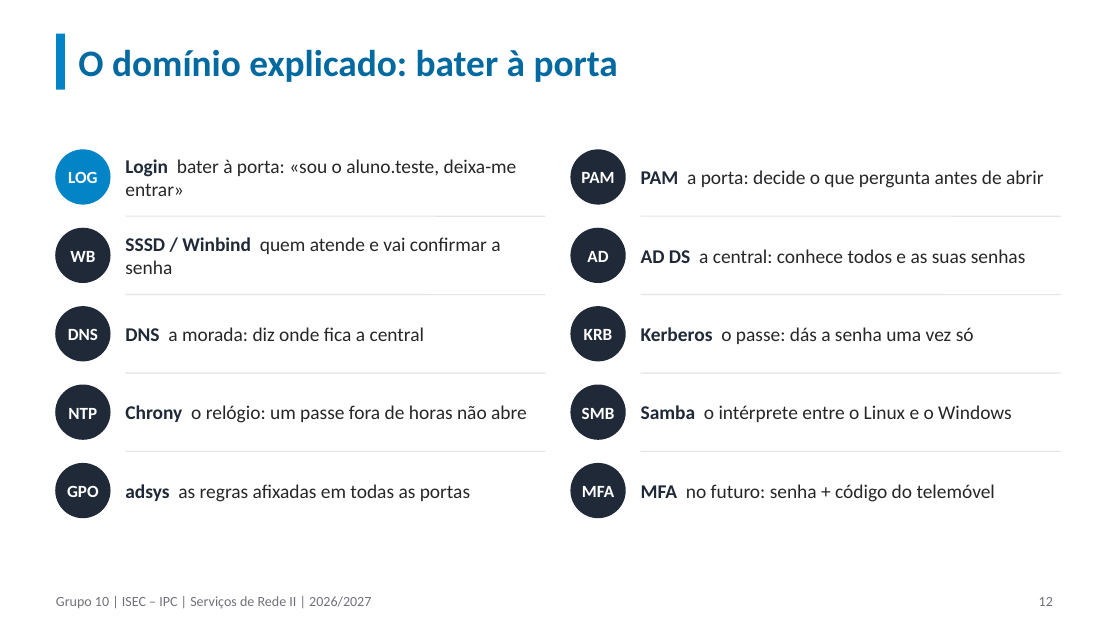
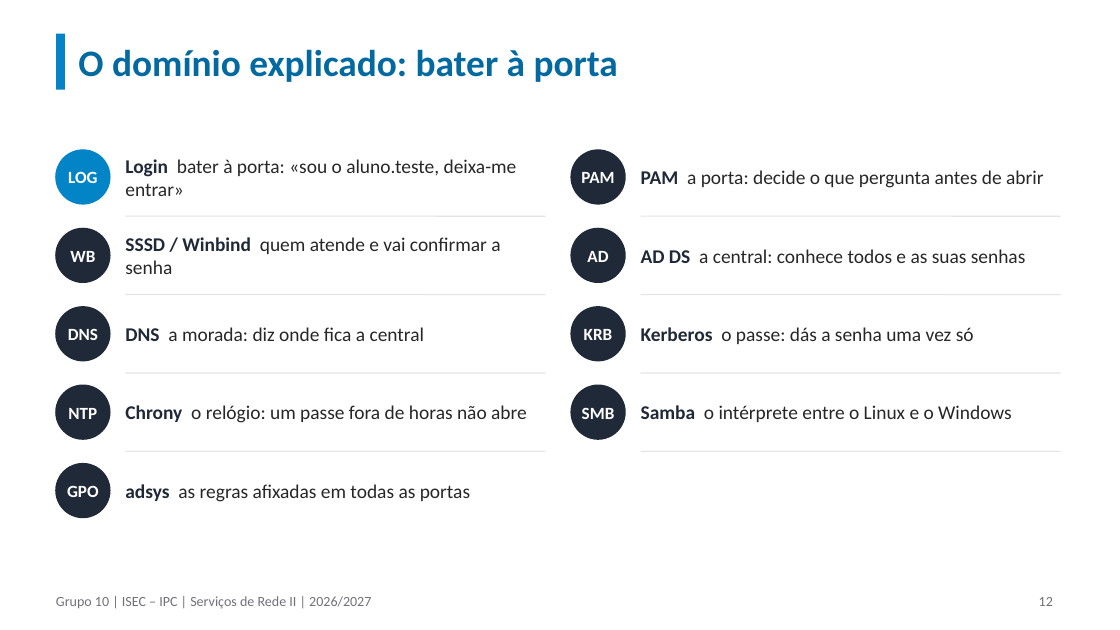
Before and after one commit to orlandonss/TrabalhoSR2, a slide deck: slide 12 of Apresentacoes_Workshop/SR2-2627-Workshop-Grp10-Apresentacao-Final-v4.pptx. Drawn at 1120x630 pixels with LibreOffice and Linux fonts; fonts in the diff are those of the drawing. Boxes give left, top, right and bottom in pixels: in the first picture for what was removed or moved away, otherwise in the second. Text is boxed around its words. In the diff, an @@ line names an element or a change of style, - is before the commit and + after.

```diff
--- a/Apresentacoes_Workshop/SR2-2627-Workshop-Grp10-Apresentacao-Final-v4.pptx
+++ b/Apresentacoes_Workshop/SR2-2627-Workshop-Grp10-Apresentacao-Final-v4.pptx
@@ ellipse removed at (571, 464, 625, 517) @@
@@ text removed at (582, 486, 614, 497) @@
-MFA
@@ text removed at (641, 484, 995, 502) @@
-MFA no futuro: senha + código do telemóvel
```
Also in this commit, not shown: 7 other slides changed, 1 slide removed, 8 other files.
